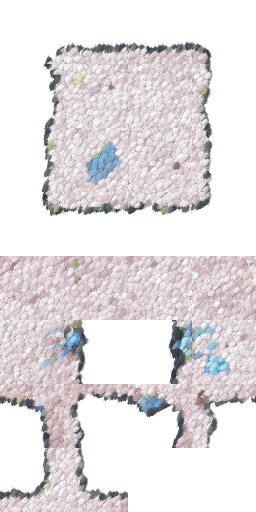
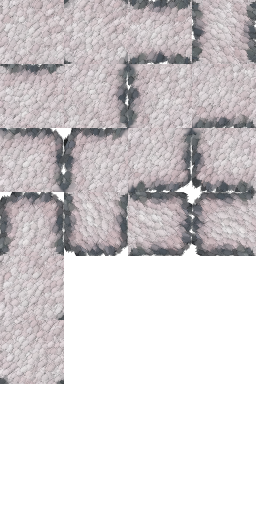
Comparing the layer stacks of the two w=256, h=512 images. Changes:
removed layer "Pasted Layer #27" over (64, 448, 128, 512)
removed layer "Pasted Layer #26" over (0, 448, 64, 512)
painted on "Pasted Layer #25" over (0, 0, 256, 448)
moved "Pasted Layer #24" above "Pasted Layer #23", painted on it over (128, 0, 192, 448)
painted on "Pasted Layer #23" over (64, 0, 128, 448)
moved "Pasted Layer #18" above "Pasted Layer #22", painted on it over (0, 256, 90, 384)
painted on "Pasted Layer #22" over (0, 320, 256, 448)
painted on "Pasted Layer #21" over (0, 256, 256, 320)
painted on "Pasted Layer #19" over (192, 320, 256, 384)
painted on "Pasted Layer #17" over (0, 192, 256, 384)
painted on "Pasted Layer #16" over (128, 192, 192, 320)
painted on "Pasted Layer #15" over (64, 41, 192, 256)
painted on "Pasted Layer #14" over (0, 42, 128, 256)
moved "Pasted Layer #13" above "Pasted Layer #12", painted on it over (0, 0, 213, 192)
painted on "Pasted Layer #12" over (192, 64, 256, 192)
moved "Pasted Layer #11" above "Pasted Layer #10", painted on it over (64, 128, 192, 320)
removed layer "Background #2" over (0, 256, 64, 320)
painted on "Pasted Layer #10" over (64, 128, 192, 192)
moved "Pasted Layer #3" above "Pasted Layer #4", painted on it over (0, 128, 64, 217)
moved "Pasted Layer #4" above "Pasted Layer #7", painted on it over (128, 64, 213, 212)
renamed "Pasted Layer #20" to "Pasted Layer #7", moved it above "Pasted Layer #9", painted on it over (64, 64, 192, 384)
painted on "Pasted Layer #9" over (0, 64, 192, 128)
painted on "Pasted Layer #8" over (64, 64, 256, 128)
hid "Pasted Layer", moved it above "Pasted Layer #1", painted on it over (192, 41, 256, 320)
…and 6 more changes (4 painted, 2 removed, 1 renamed)
